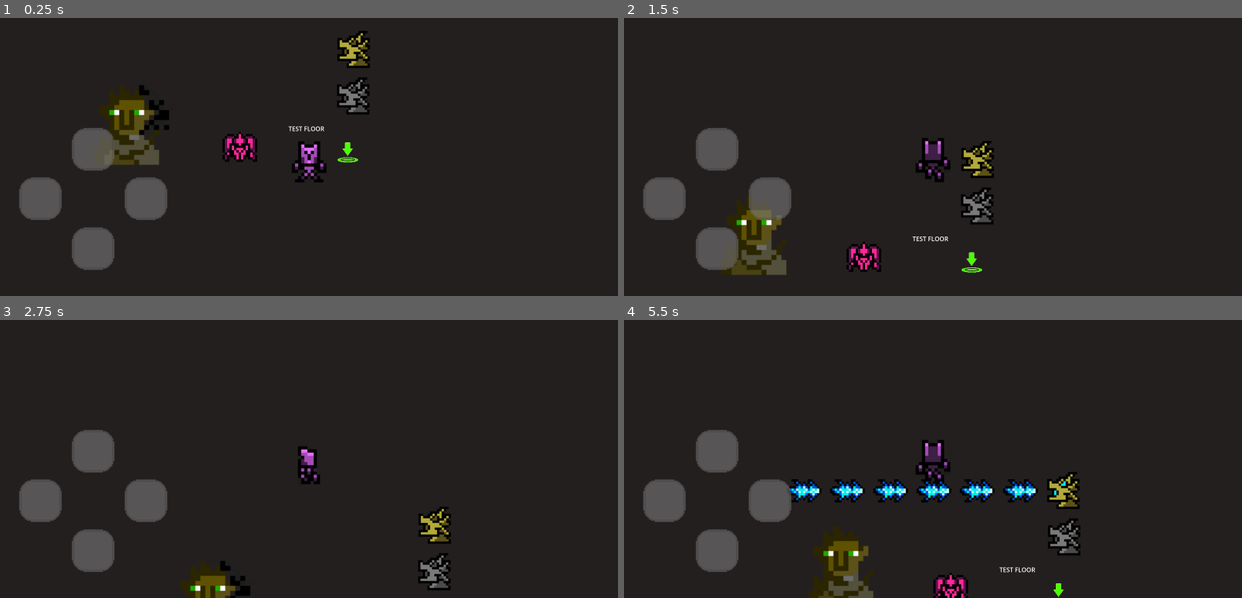
Above: before the commit, frames 1-4 (two rows, left to right).
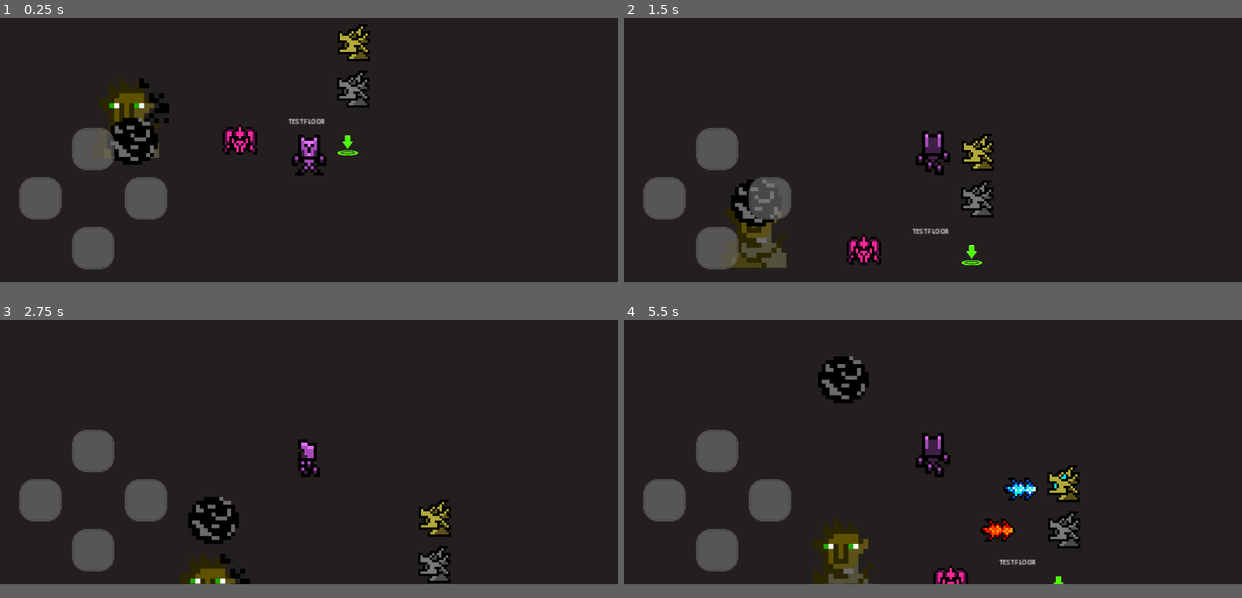
Above: after the commit, the same moments.

Repository: alain-cheng/MOBDEVE-MP
Game: Godot game, scene res://main.tscn
Same seed, same stepped clock (60 frames per second), same inputs: the game is played once before the commit and once after it.
Inputs:
- Up to frame 1 (0.25 s): no input
- Up to frame 2 (1.5 s): hold Up (ui_up) from 0.53 s (still down)
- Up to frame 3 (2.75 s): release Up (ui_up) at 2.03 s; hold Left (ui_left) from 2.03 s (still down)
- Up to frame 4 (5.5 s): release Left (ui_left) at 3.53 s; hold Down (ui_down) 3.53-4.28 s; hold Right (ui_right) 4.28-5.03 s; hold Up (ui_up) from 5.03 s (still down)
In our replay, the window is 800x360 before the commit and 800x342 after it. These sizes can differ from the game's own. Grey fills any space a smaller window leaves; there, only what the larger window draws over its background counts as a difference.

The runs differ from the first frame. In frame 1, 4.2% of the frame differs, in the area x 13-60%, y 2-76%; in frame 2, 3.8%; in frame 3, 3.4%; in frame 4, 6.7%, in the area x 13-74%, y 13-100%.

Commit message:
Added: Projectiles on Dragon Traps and Kapre

Diff:
--- a/app/src/main/assets/floors/testFloor/testFloor.tscn
+++ b/app/src/main/assets/floors/testFloor/testFloor.tscn
@@ -32,7 +32,7 @@
 [node name="GoldenDragon" parent="." instance=ExtResource("5_wny18")]
 position = Vector2(708, 95)
 
-[node name="Kapre" parent="." instance=ExtResource("6_bbujj")]
+[node name="Kapre" parent="." groups=["Mob"] instance=ExtResource("6_bbujj")]
 position = Vector2(163, 353)
 
 [node name="Manananggal" parent="." instance=ExtResource("7_x32fs")]
--- a/app/src/main/assets/project.godot
+++ b/app/src/main/assets/project.godot
@@ -25,8 +25,9 @@
 [display]
 
 window/size/viewport_width=2400
-window/size/viewport_height=1080
+window/size/viewport_height=1028
 window/size/resizable=false
+window/stretch/mode="canvas_items"
 
 [editor_plugins]
 
--- a/app/src/main/assets/traps/DragonGargoyle.gd
+++ b/app/src/main/assets/traps/DragonGargoyle.gd
@@ -1,7 +1,11 @@
 extends CharacterBody2D
 
 @onready var animation = get_node("AnimatedSprite2D")
+@onready var cooldown = $AttackTimer
+@export var projectile: PackedScene = preload("res://traps/Projectiles/fire_projectile_1.tscn")
 var attack = false
+var triggers = 99 # number of times trap can shoot
+
 
 # Called when the node enters the scene tree for the first time.
 func _ready():
@@ -10,17 +14,31 @@
 
 # Called every frame. 'delta' is the elapsed time since the previous frame.
 func _process(delta):
+	# Can only attack if player is in its kill zone and the cooldown is reached
 	if attack == true:
 		animation.play("attack")
-		$PlayerDetection/Flame.visible = not $PlayerDetection/Flame.visible
+		if cooldown.is_stopped():
+			fire()
 	else:
-		$PlayerDetection/Flame.visible = false
 		animation.play("idle")
 
 
+func fire():
+	if projectile && triggers > 0:
+		var p = projectile.instantiate()
+		get_tree().current_scene.add_child(p)
+		p.global_position = self.global_position
+		triggers -= 1
+		cooldown.start()
+	else:
+		print("Trap cannot be triggered")
+
+
+# When Player enters detection zone
 func _on_player_detection_body_entered(body):
-	if body.name == "Player":
+	if body.name == "Player" && triggers > 0:
 		attack = true
+
 
 
 func _on_player_detection_body_exited(body):
--- a/app/src/main/assets/traps/DragonGargoyle.tscn
+++ b/app/src/main/assets/traps/DragonGargoyle.tscn
@@ -36,22 +36,7 @@
 [sub_resource type="RectangleShape2D" id="RectangleShape2D_g5iku"]
 size = Vector2(320, 61)
 
-[sub_resource type="AtlasTexture" id="AtlasTexture_h2l87"]
-atlas = ExtResource("2_bjwvy")
-region = Rect2(0, 0, 116, 115)
-
-[sub_resource type="SpriteFrames" id="SpriteFrames_7vxa3"]
-animations = [{
-"frames": [{
-"duration": 1.0,
-"texture": SubResource("AtlasTexture_h2l87")
-}],
-"loop": true,
-"name": &"default",
-"speed": 5.0
-}]
-
-[node name="DragonGargoyle" type="CharacterBody2D"]
+[node name="DragonGargoyle" type="CharacterBody2D" groups=["Mob"]]
 script = ExtResource("1_teck1")
 
 [node name="CollisionShape2D" type="CollisionShape2D" parent="."]
@@ -70,18 +55,8 @@
 position = Vector2(-210, -13.5)
 shape = SubResource("RectangleShape2D_g5iku")
 
-[node name="Flame" type="AnimatedSprite2D" parent="PlayerDetection"]
-visible = false
-position = Vector2(-110, -9)
-sprite_frames = SubResource("SpriteFrames_7vxa3")
-
-[node name="Flame" type="AnimatedSprite2D" parent="PlayerDetection/Flame"]
-position = Vector2(-111, 0)
-sprite_frames = SubResource("SpriteFrames_7vxa3")
-
-[node name="Flame" type="AnimatedSprite2D" parent="PlayerDetection/Flame/Flame"]
-position = Vector2(-108, 0)
-sprite_frames = SubResource("SpriteFrames_7vxa3")
+[node name="AttackTimer" type="Timer" parent="."]
+one_shot = true
 
 [connection signal="body_entered" from="PlayerDetection" to="." method="_on_player_detection_body_entered"]
 [connection signal="body_exited" from="PlayerDetection" to="." method="_on_player_detection_body_exited"]
--- a/app/src/main/assets/traps/GoldenDragon.gd
+++ b/app/src/main/assets/traps/GoldenDragon.gd
@@ -1,38 +1,46 @@
 extends CharacterBody2D
 
 @onready var animation = get_node("AnimatedSprite2D")
-@onready var timer = get_node("Timer")
-@onready var flame = $PlayerDetection/Flame
+@onready var cooldown = $AttackTimer
+@export var projectile: PackedScene = preload("res://traps/Projectiles/fire_projectile_2.tscn")
 var attack = false
+var triggers = 999 # number of times trap can shoot
+
 
 # Called when the node enters the scene tree for the first time.
 func _ready():
-	timer.set_wait_time(1)
+	animation.play("idle")
 
 
 # Called every frame. 'delta' is the elapsed time since the previous frame.
-func _process(_delta):
+func _process(delta):
+	# Can only attack if player is in its kill zone and the cooldown is reached
 	if attack == true:
-		timer.start()
 		animation.play("attack")
-		flame.visible = not flame.visible
+		if cooldown.is_stopped():
+			fire()
 	else:
 		animation.play("idle")
-		flame.visible = false
 
 
+func fire():
+	if projectile && triggers > 0:
+		var p = projectile.instantiate()
+		get_tree().current_scene.add_child(p)
+		p.global_position = self.global_position
+		triggers -= 1
+		cooldown.start()
+	else:
+		print("Trap cannot be triggered")
+
+
+# When Player enters detection zone
 func _on_player_detection_body_entered(body):
-	if body.name == "Player":
+	if body.name == "Player" && triggers > 0:
 		attack = true
+
 
 
 func _on_player_detection_body_exited(body):
 	if body.name == "Player":
 		attack = false
-
-
-func _on_timer_timeout():
-	pass # for now, since i couldnt figure out why the Timer node is not working
-	if attack == true:
-		animation.play("attack")
-		flame.visible = not flame.visible
--- a/app/src/main/assets/traps/GoldenDragon.tscn
+++ b/app/src/main/assets/traps/GoldenDragon.tscn
@@ -36,22 +36,7 @@
 [sub_resource type="RectangleShape2D" id="RectangleShape2D_bdsrq"]
 size = Vector2(672, 65)
 
-[sub_resource type="AtlasTexture" id="AtlasTexture_ehnth"]
-atlas = ExtResource("1_7bbq8")
-region = Rect2(234, 0, 117, 111)
-
-[sub_resource type="SpriteFrames" id="SpriteFrames_knucf"]
-animations = [{
-"frames": [{
-"duration": 1.0,
-"texture": SubResource("AtlasTexture_ehnth")
-}],
-"loop": true,
-"name": &"default",
-"speed": 5.0
-}]
-
-[node name="GoldenDragon" type="CharacterBody2D"]
+[node name="GoldenDragon" type="CharacterBody2D" groups=["Mob"]]
 script = ExtResource("1_xygku")
 
 [node name="CollisionShape2D" type="CollisionShape2D" parent="."]
@@ -69,33 +54,9 @@
 position = Vector2(-360, -16.5)
 shape = SubResource("RectangleShape2D_bdsrq")
 
-[node name="Flame" type="AnimatedSprite2D" parent="PlayerDetection"]
-visible = false
-position = Vector2(-80, -24)
-sprite_frames = SubResource("SpriteFrames_knucf")
-
-[node name="Flame" type="AnimatedSprite2D" parent="PlayerDetection/Flame"]
-position = Vector2(-112, 0)
-sprite_frames = SubResource("SpriteFrames_knucf")
-
-[node name="Flame" type="AnimatedSprite2D" parent="PlayerDetection/Flame/Flame"]
-position = Vector2(-112, 0)
-sprite_frames = SubResource("SpriteFrames_knucf")
-
-[node name="Flame" type="AnimatedSprite2D" parent="PlayerDetection/Flame/Flame/Flame"]
-position = Vector2(-112, 0)
-sprite_frames = SubResource("SpriteFrames_knucf")
-
-[node name="Flame" type="AnimatedSprite2D" parent="PlayerDetection/Flame/Flame/Flame/Flame"]
-position = Vector2(-112, 0)
-sprite_frames = SubResource("SpriteFrames_knucf")
-
-[node name="Flame" type="AnimatedSprite2D" parent="PlayerDetection/Flame/Flame/Flame/Flame/Flame"]
-position = Vector2(-112, 0)
-sprite_frames = SubResource("SpriteFrames_knucf")
-
-[node name="Timer" type="Timer" parent="."]
+[node name="AttackTimer" type="Timer" parent="."]
+wait_time = 0.5
+one_shot = true
 
 [connection signal="body_entered" from="PlayerDetection" to="." method="_on_player_detection_body_entered"]
 [connection signal="body_exited" from="PlayerDetection" to="." method="_on_player_detection_body_exited"]
-[connection signal="timeout" from="Timer" to="." method="_on_timer_timeout"]
--- a/app/src/main/assets/traps/Kapre.gd
+++ b/app/src/main/assets/traps/Kapre.gd
@@ -1,20 +1,21 @@
 extends CharacterBody2D
 
 @onready var animation = get_node("AnimatedSprite2D")
+@onready var cooldown = $AttackTimer
+@export var projectile: PackedScene = preload("res://traps/Projectiles/smoke_projectile_1.tscn")
 
 # Called when the node enters the scene tree for the first time.
 func _ready():
-	pass
+	animation.play("idle")
 
 
 # Called every frame. 'delta' is the elapsed time since the previous frame.
 func _process(_delta):
-	animation.play("idle")
+	if cooldown.is_stopped():
+		fire()
 
-
-func _on_death_zone_body_entered(body):
-	print("Player in Kapre Death Zone")
-
-
-func _on_death_zone_body_exited(body):
-	print("Player exited Kapre Death Zone")
+func fire():
+	var p = projectile.instantiate()
+	get_tree().current_scene.add_child(p)
+	p.global_position = self.global_position
+	cooldown.start()
--- a/app/src/main/assets/traps/Kapre.tscn
+++ b/app/src/main/assets/traps/Kapre.tscn
@@ -42,15 +42,6 @@
 "speed": 5.0
 }]
 
-[sub_resource type="CircleShape2D" id="CircleShape2D_cwmce"]
-radius = 82.0549
-
-[sub_resource type="Gradient" id="Gradient_hpp4s"]
-
-[sub_resource type="GradientTexture2D" id="GradientTexture2D_q8uhg"]
-gradient = SubResource("Gradient_hpp4s")
-fill_to = Vector2(0, 1)
-
 [node name="Kapre" type="CharacterBody2D"]
 script = ExtResource("1_hjh5v")
 
@@ -66,15 +57,6 @@
 frame = 1
 frame_progress = 0.176001
 
-[node name="DeathZone" type="Area2D" parent="."]
-
-[node name="CollisionShape2D" type="CollisionShape2D" parent="DeathZone"]
-position = Vector2(2, 119)
-shape = SubResource("CircleShape2D_cwmce")
-
-[node name="Sprite2D" type="Sprite2D" parent="DeathZone/CollisionShape2D"]
-visible = false
-texture = SubResource("GradientTexture2D_q8uhg")
-
-[connection signal="body_entered" from="DeathZone" to="." method="_on_death_zone_body_entered"]
-[connection signal="body_exited" from="DeathZone" to="." method="_on_death_zone_body_exited"]
+[node name="AttackTimer" type="Timer" parent="."]
+wait_time = 7.5
+one_shot = true
--- a/app/src/main/assets/traps/Manananggal.tscn
+++ b/app/src/main/assets/traps/Manananggal.tscn
@@ -51,7 +51,7 @@
 "speed": 5.0
 }]
 
-[node name="Manananggal" type="CharacterBody2D"]
+[node name="Manananggal" type="CharacterBody2D" groups=["Mob"]]
 script = ExtResource("1_yqhbq")
 
 [node name="CollisionShape2D" type="CollisionShape2D" parent="."]
--- /dev/null
+++ b/app/src/main/assets/traps/Projectiles/fire_projectile_1.gd
@@ -0,0 +1,40 @@
+extends Area2D
+
+@onready var duration = $Duration
+var damage = 1
+var SPEED = 250
+
+
+func _ready():
+	duration.start()
+
+
+func _physics_process(delta):
+	var direction = Vector2.LEFT.rotated(rotation)
+	global_position += SPEED * direction * delta
+
+
+func destroy():
+	queue_free()
+
+
+func _on_area_entered(area):
+	pass
+
+
+# Projectile should be destroyed upon collision with certain objects
+func _on_body_entered(body):
+	if body.name == "Player":
+		print("Collided with Player")
+		destroy()
+	#if body.is_in_group("Mob") == true:
+		#print("Collided with a Mob")
+		#destroy()
+
+
+func _on_visible_on_screen_notifier_2d_screen_exited():
+	queue_free()
+
+
+func _on_duration_timeout():
+	queue_free()
--- /dev/null
+++ b/app/src/main/assets/traps/Projectiles/fire_projectile_1.tscn
@@ -0,0 +1,29 @@
+[gd_scene load_steps=4 format=3 uid="uid://sftt7l058xrj"]
+
+[ext_resource type="Texture2D" uid="uid://bjjdyfl846unb" path="res://sprites/traps/DragonGargoyle/Projectile.png" id="1_6p6m8"]
+[ext_resource type="Script" path="res://traps/Projectiles/fire_projectile_1.gd" id="1_lgpf8"]
+
+[sub_resource type="RectangleShape2D" id="RectangleShape2D_ppxo7"]
+size = Vector2(84, 54)
+
+[node name="FireProjectile1" type="Area2D" groups=["Projectile"]]
+position = Vector2(1257, 474)
+script = ExtResource("1_lgpf8")
+
+[node name="Sprite2D" type="Sprite2D" parent="."]
+texture = ExtResource("1_6p6m8")
+
+[node name="CollisionShape2D" type="CollisionShape2D" parent="."]
+position = Vector2(0, -5)
+shape = SubResource("RectangleShape2D_ppxo7")
+
+[node name="VisibleOnScreenNotifier2D" type="VisibleOnScreenNotifier2D" parent="."]
+
+[node name="Duration" type="Timer" parent="."]
+wait_time = 1.5
+one_shot = true
+
+[connection signal="area_entered" from="." to="." method="_on_area_entered"]
+[connection signal="body_entered" from="." to="." method="_on_body_entered"]
+[connection signal="screen_exited" from="VisibleOnScreenNotifier2D" to="." method="_on_visible_on_screen_notifier_2d_screen_exited"]
+[connection signal="timeout" from="Duration" to="." method="_on_duration_timeout"]
--- /dev/null
+++ b/app/src/main/assets/traps/Projectiles/fire_projectile_2.gd
@@ -0,0 +1,40 @@
+extends Area2D
+
+@onready var duration = $Duration
+var damage = 1
+var SPEED = 500
+
+
+func _ready():
+	duration.start()
+
+
+func _physics_process(delta):
+	var direction = Vector2.LEFT.rotated(rotation)
+	global_position += SPEED * direction * delta
+
+
+func destroy():
+	queue_free()
+
+
+func _on_area_entered(area):
+	pass
+
+
+# Projectile should be destroyed upon collision with certain objects
+func _on_body_entered(body):
+	if body.name == "Player":
+		print("Collided with Player")
+		destroy()
+	#if body.is_in_group("Mob") == true:
+		#print("Collided with a Mob")
+		#destroy()
+
+
+func _on_visible_on_screen_notifier_2d_screen_exited():
+	queue_free()
+
+
+func _on_duration_timeout():
+	queue_free()
--- /dev/null
+++ b/app/src/main/assets/traps/Projectiles/fire_projectile_2.tscn
@@ -0,0 +1,12 @@
+[gd_scene load_steps=4 format=3 uid="uid://cb3wt2yp735sx"]
+
+[ext_resource type="PackedScene" uid="uid://sftt7l058xrj" path="res://traps/Projectiles/fire_projectile_1.tscn" id="1_6b6hp"]
+[ext_resource type="Texture2D" uid="uid://bqe00ucd3lda3" path="res://sprites/traps/GoldenDragon/Projectile.png" id="2_3y3hu"]
+[ext_resource type="Script" path="res://traps/Projectiles/fire_projectile_2.gd" id="2_qla82"]
+
+[node name="FireProjectile2" instance=ExtResource("1_6b6hp")]
+script = ExtResource("2_qla82")
+
+[node name="Sprite2D" parent="." index="0"]
+position = Vector2(-1, -10)
+texture = ExtResource("2_3y3hu")
--- /dev/null
+++ b/app/src/main/assets/traps/Projectiles/smoke_projectile_1.gd
@@ -0,0 +1,40 @@
+extends Area2D
+
+@onready var duration = $Duration
+var damage = 1
+var SPEED = 100
+
+
+func _ready():
+	duration.start()
+
+
+func _physics_process(delta):
+	var direction = Vector2.UP.rotated(rotation)
+	global_position += SPEED * direction * delta
+
+
+func hurt():
+	# damages player
+	pass
+
+
+func _on_area_entered(area):
+	pass
+
+
+func _on_body_entered(body):
+	if body.name == "Player":
+		print("Collided with Player")
+		hurt()
+	#if body.is_in_group("Mob") == true:
+		#print("Collided with a Mob")
+		#destroy()
+
+
+func _on_visible_on_screen_notifier_2d_screen_exited():
+	queue_free()
+
+
+func _on_duration_timeout():
+	queue_free()
--- /dev/null
+++ b/app/src/main/assets/traps/Projectiles/smoke_projectile_1.tscn
@@ -0,0 +1,24 @@
+[gd_scene load_steps=4 format=3 uid="uid://dw85pxk7w38il"]
+
+[ext_resource type="Script" path="res://traps/Projectiles/smoke_projectile_1.gd" id="1_8psh3"]
+[ext_resource type="Texture2D" uid="uid://cd5v2ll5cio6m" path="res://sprites/traps/Kapre/Projectile.png" id="1_mes5b"]
+
+[sub_resource type="CircleShape2D" id="CircleShape2D_5eppr"]
+radius = 57.0701
+
+[node name="smoke_projectile_1" type="Area2D" groups=["Projectile"]]
+script = ExtResource("1_8psh3")
+
+[node name="Sprite2D" type="Sprite2D" parent="."]
+scale = Vector2(1.6875, 1.6875)
+texture = ExtResource("1_mes5b")
+
+[node name="CollisionShape2D" type="CollisionShape2D" parent="."]
+shape = SubResource("CircleShape2D_5eppr")
+
+[node name="VisibleOnScreenNotifier2D" type="VisibleOnScreenNotifier2D" parent="."]
+
+[node name="Duration" type="Timer" parent="."]
+wait_time = 10.0
+
+[connection signal="timeout" from="Duration" to="." method="_on_duration_timeout"]
Binary file added: app/src/main/assets/sprites/traps/DragonGargoyle/Projectile.png
Not shown, added: app/src/main/assets/sprites/traps/DragonGargoyle/Projectile.png.import
Binary file added: app/src/main/assets/sprites/traps/GoldenDragon/Projectile.png
Not shown, added: app/src/main/assets/sprites/traps/GoldenDragon/Projectile.png.import
Binary file added: app/src/main/assets/sprites/traps/Kapre/Projectile.png
Not shown, added: app/src/main/assets/sprites/traps/Kapre/Projectile.png.import
Not shown: 1 places in app/src/main/assets/traps/DragonGargoyle.tscn that only renumber resources
Not shown: 1 places in app/src/main/assets/traps/GoldenDragon.tscn that only renumber resources
Not shown: 1 places in app/src/main/assets/traps/Kapre.tscn that only renumber resources
Not shown, changed: app/src/main/assets/Taboo(Embed).pck
